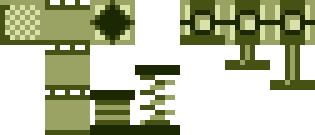
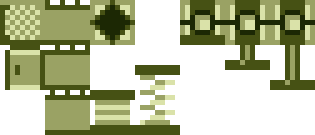
The second w=315, h=135 image is a revision of the first. Changes to its layers:
painted on "tileset.png" over [5, 45, 180, 135]
